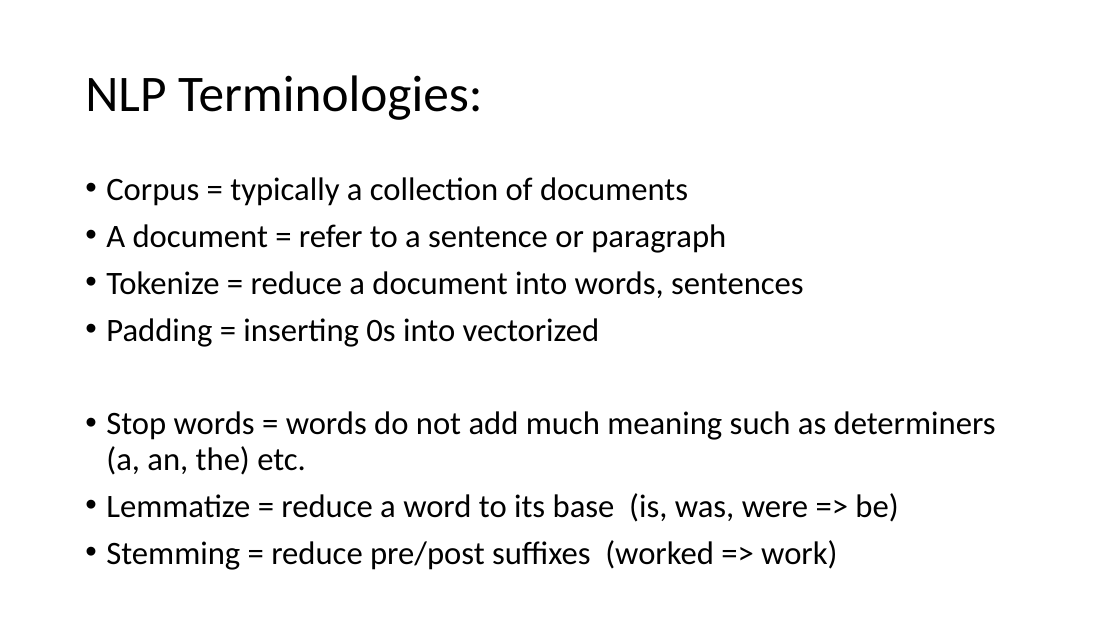
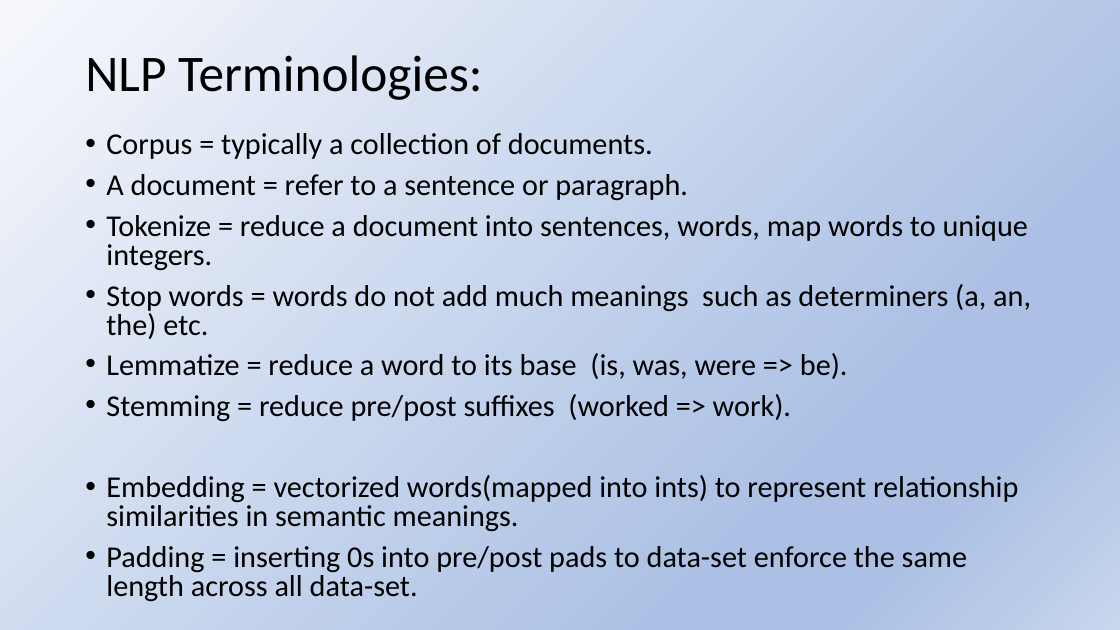
Before and after one commit to tonenguyen/NLP, a slide deck: slide 6 of SentimentalAnalysis.pptx. Drawn at 1120x630 pixels with LibreOffice and Linux fonts; fonts in the diff are those of the drawing. Boxes give left, top, right and bottom in pixels: in the first picture for what was removed or moved away, otherwise in the second. Text is boxed around its words. In the diff, an @@ line names an element or a change of style, - is before the commit and + after.

```diff
--- a/SentimentalAnalysis.pptx
+++ b/SentimentalAnalysis.pptx
@@ background #FFFFFF to gradient #F6F8FC to #ABC0E4 to #C7D5ED @@
@@ title "NLP Terminologies:": place and size @@
-title "NLP Terminologies:" at <box>85,75,483,120</box>
+title "NLP Terminologies:" at <box>85,55,483,100</box>
@@ text at <box>106,133,1031,601</box>: text changed; size 28 to 25.9 pt @@
-• Corpus = typically a collection of documents
-• A document = refer to a sentence or paragraph
-• Tokenize = reduce a document into words, sentences
-• Padding = inserting 0s into vectorized
-• Stop words = words do not add much meaning such as determiners (a, an, the) etc.
-• Lemmatize = reduce a word to its base (is, was, were => be)
-• Stemming = reduce pre/post suffixes (worked => work)
+• Corpus = typically a collection of documents.
+• A document = refer to a sentence or paragraph.
+• Tokenize = reduce a document into sentences, words, map words to unique integers.
+• Stop words = words do not add much meanings such as determiners (a, an, the) etc.
+• Lemmatize = reduce a word to its base (is, was, were => be).
+• Stemming = reduce pre/post suffixes (worked => work).
+• Embedding = vectorized words(mapped into ints) to represent relationship similarities in semantic meanings.
+• Padding = inserting 0s into pre/post pads to data-set enforce the same length across all data-set.
```
Also in this commit, not shown: 9 other slides changed, 7 slides added, 3 slides removed, 13 other files.
